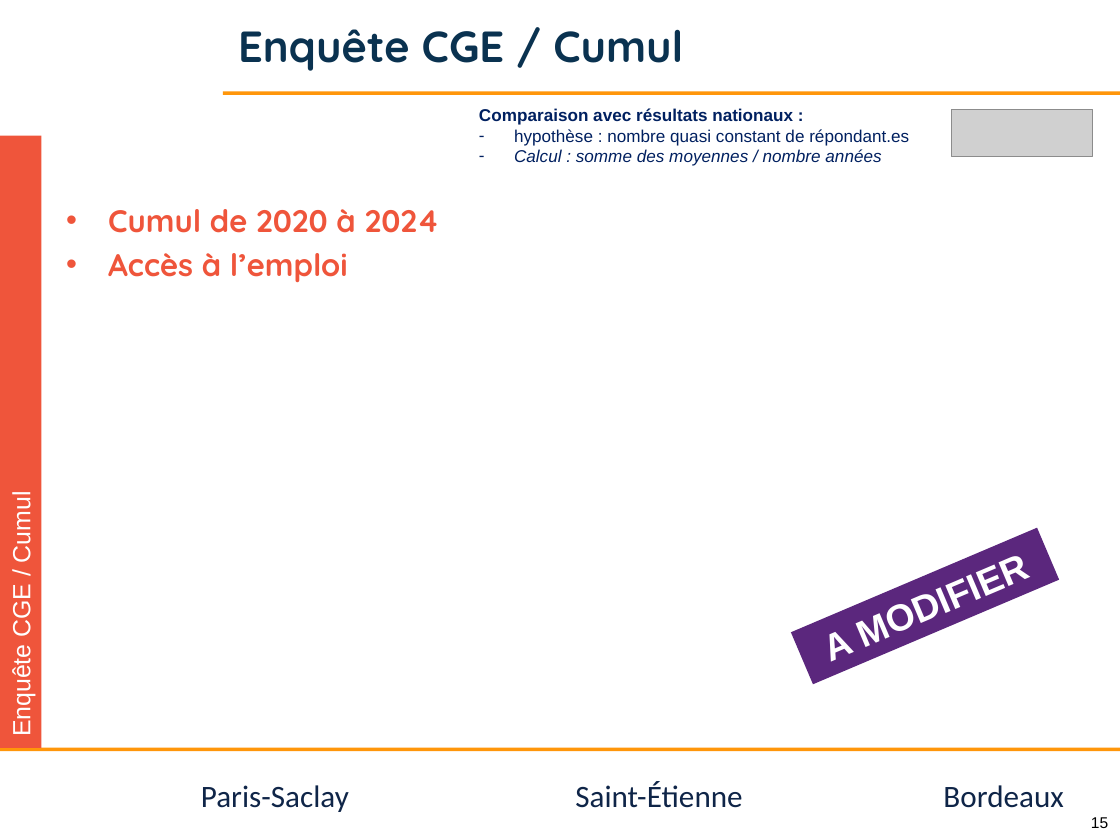
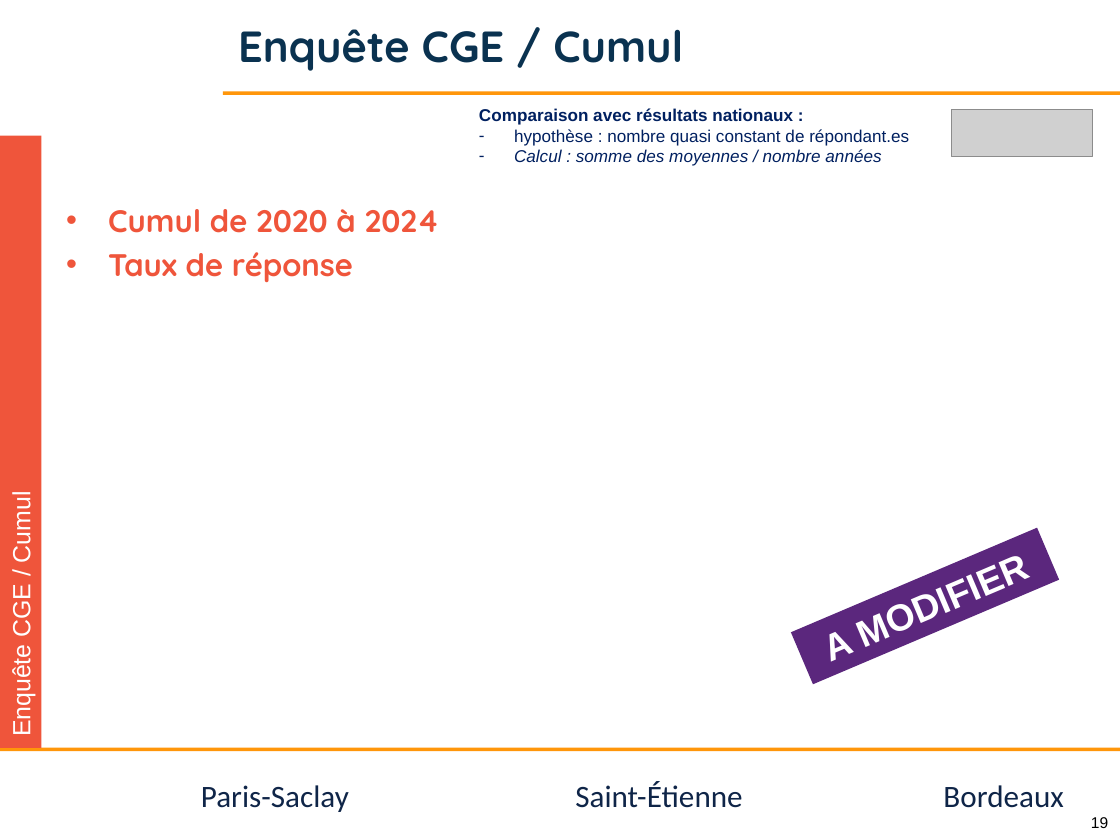
Before and after one commit to jvillemejane/jvillemejane, a slide deck: slide 19 of Presentations/2024_COPERF_CGE.pptx (slide 15 before the commit). Drawn at 1120x840 pixels with LibreOffice and Linux fonts; fonts in the diff are those of the drawing; grey boxes stand for pictures; background and template pictures are left out. Boxes give left, top, right and bottom in pixels: in the first picture for what was removed or moved away, otherwise in the second. Text is boxed around its words. In the diff, an @@ line names an element or a change of style, - is before the commit and + after.

```diff
--- a/Presentations/2024_COPERF_CGE.pptx
+++ b/Presentations/2024_COPERF_CGE.pptx
@@ text at [108,252,353,282]: text changed @@
-• Accès à l’emploi
+• Taux de réponse
@@ page number at [1091,817,1108,828]: text changed @@
-15
+19
```
Also in this commit, not shown: 4 other slides changed, 2 slides added, 1 other file.
